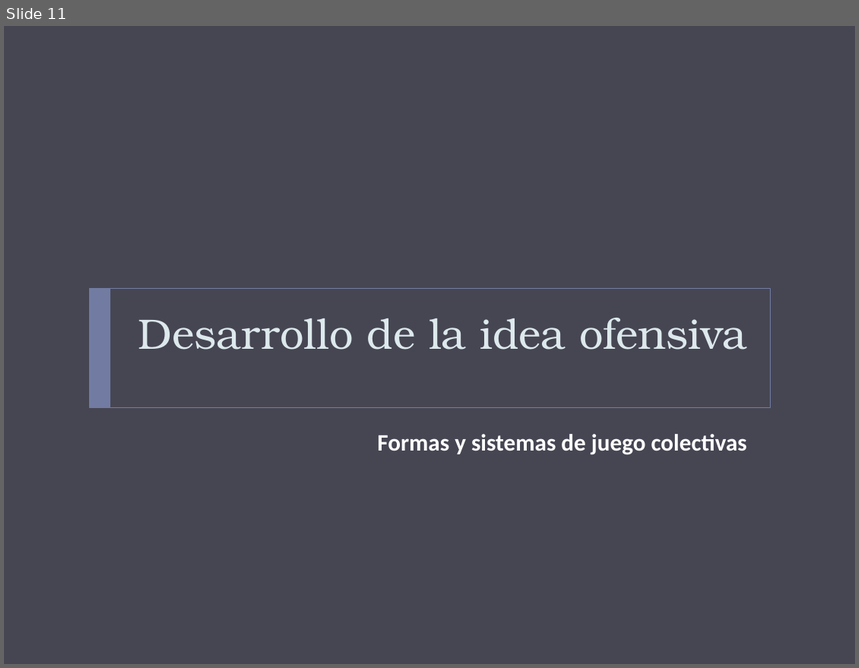
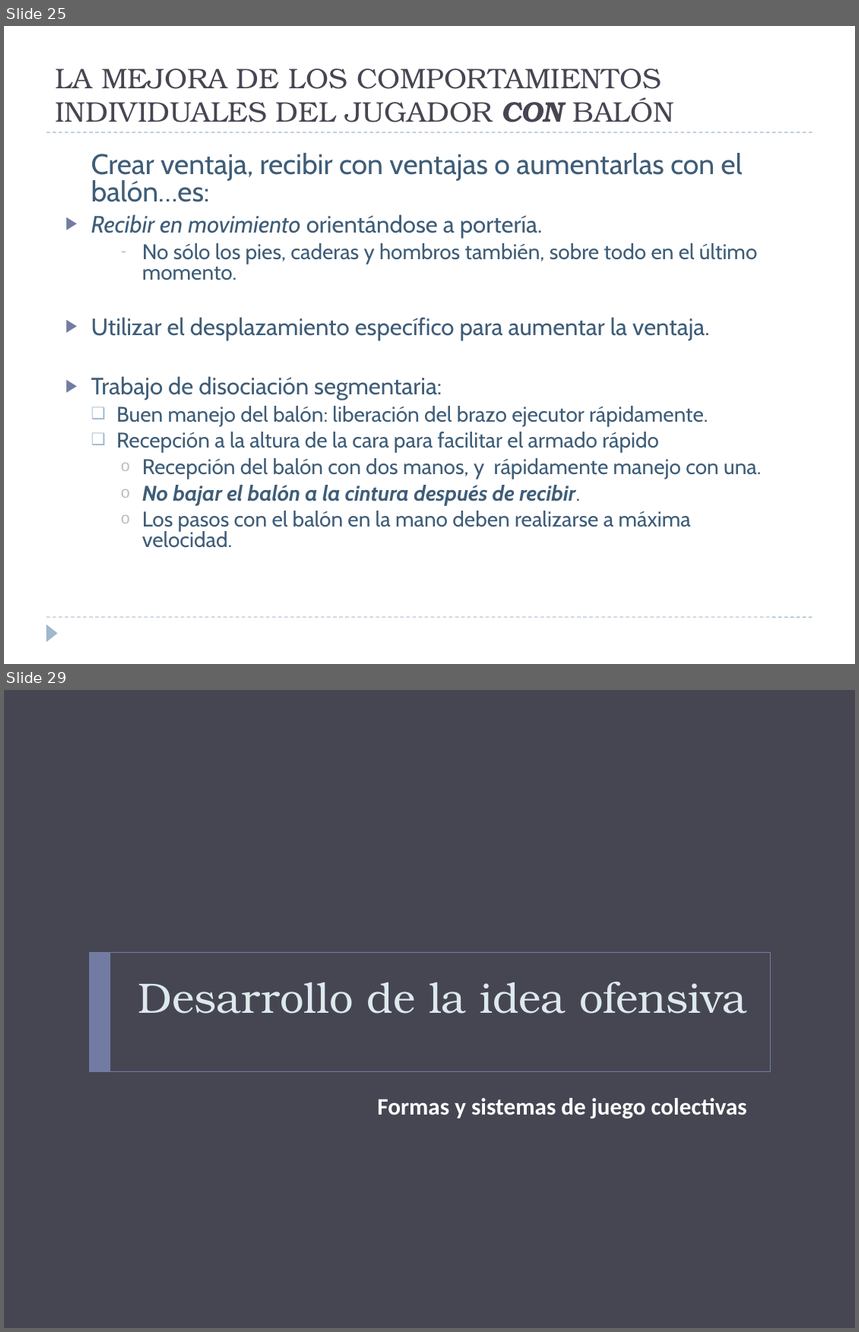
Before and after one commit to jahama/lbh_planificacion_temp_2011-12, a slide deck: ataque/modelo-juego-ofensivo.pptx. Shown one above the other, each under a label of ours: slide 11 before the commit, slides 25 and 29 after it; the slides between them are not shown. The pictures are 859x668 and 859x1332 pixels, drawn with LibreOffice and Linux fonts; fonts in the diff are those of the drawing. Boxes give left, top, right and bottom in pixels: in the first picture for what was removed or moved away, otherwise in the second. Text is boxed around its words. In the diff, an @@ line names an element or a change of style, - is before the commit and + after.

```diff
--- a/ataque/modelo-juego-ofensivo.pptx
+++ b/ataque/modelo-juego-ofensivo.pptx
@@ slide 25 added at [4, 26, 855, 664], background #FFFFFF @@
@@ title added at [55, 69, 675, 123], 24 pt, text #464653 @@
+LA MEJORA DE LOS COMPORTAMIENTOS INDIVIDUALES DEL JUGADOR CON BALÓN
@@ line added from (47, 132) to (813, 132), #9FB8CD 0.75 pt dashed @@
@@ text added at [91, 153, 761, 548], 18 pt, text #3E5D78 @@
+Crear ventaja, recibir con ventajas o aumentarlas con el balón…es:
+▶ Recibir en movimiento orientándose a portería.
+    – No sólo los pies, caderas y hombros también, sobre todo en el último momento.
+▶ Utilizar el desplazamiento específico para aumentar la ventaja.
+▶ Trabajo de disociación segmentaria:
+  ❑ Buen manejo del balón: liberación del brazo ejecutor rápidamente.
+  ❑ Recepción a la altura de la cara para facilitar el armado rápido
+    o Recepción del balón con dos manos, y rápidamente manejo con una.
+    o No bajar el balón a la cintura después de recibir.
+    o Los pasos con el balón en la mano deben realizarse a máxima velocidad.
@@ line added from (47, 617) to (813, 617), #9FB8CD 0.75 pt dashed @@
@@ triangle added at [47, 624, 58, 642], fill #9FB8CD @@
@@ what was slide 11 is now slide 29 @@
```
Also in this commit, not shown: 7 slides changed, 19 other slides added, 2 other files.
